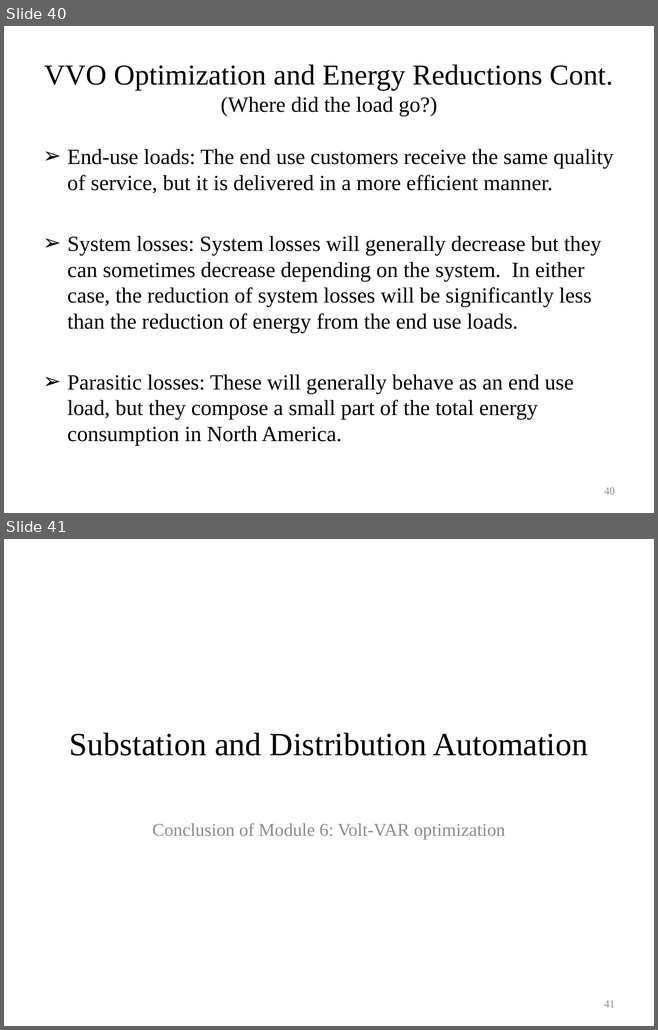
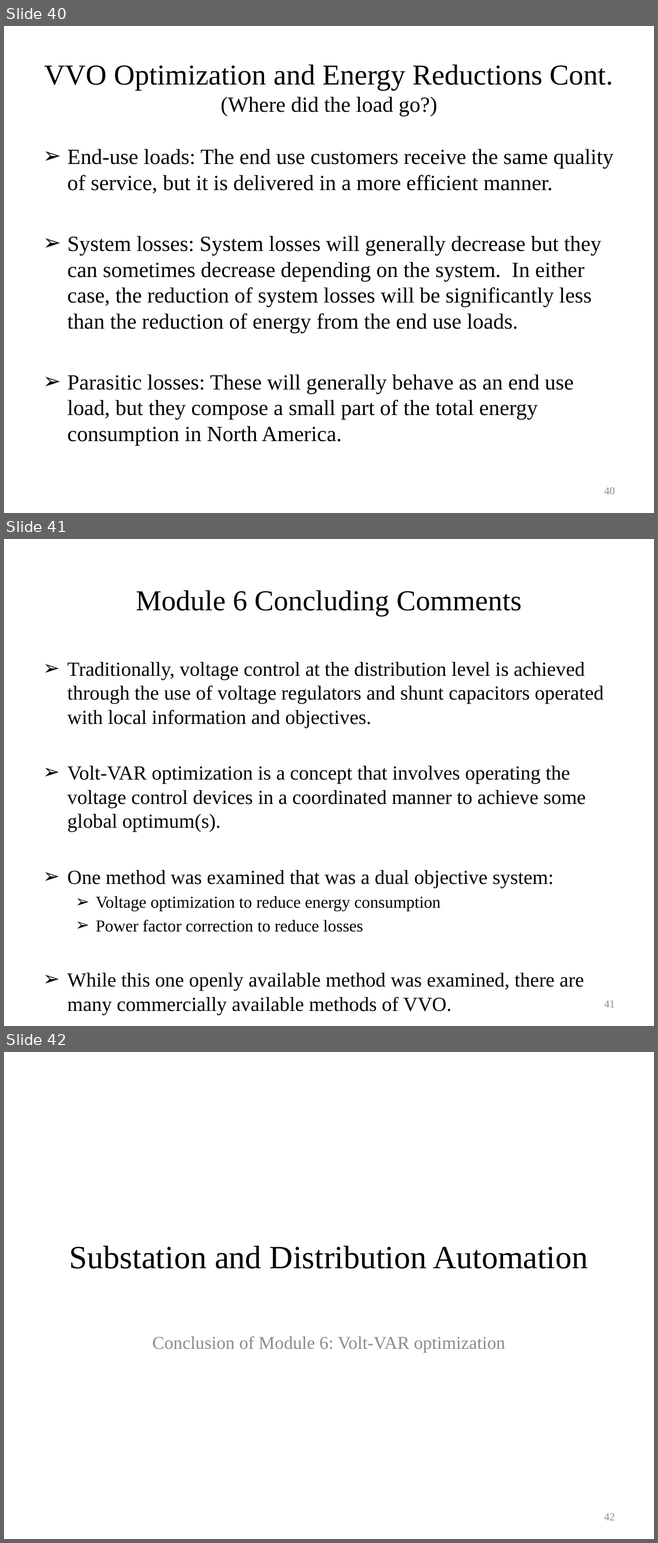
Before and after one commit to gridlab-d/course, a slide deck: University of Washington Class/Module 6 - Volt-VAR optimization.pptx. Shown one above the other, each under a label of ours: slides 40 and 41 before the commit, slides 40, 41 and 42 after it. The pictures are 658x1030 and 658x1543 pixels, drawn with LibreOffice and Linux fonts; fonts in the diff are those of the drawing; background and template pictures are left out. Boxes give left, top, right and bottom in pixels: in the first picture for what was removed or moved away, otherwise in the second. Text is boxed around its words. In the diff, an @@ line names an element or a change of style, - is before the commit and + after.

```diff
--- a/University of Washington Class/Module 6 - Volt-VAR optimization.pptx
+++ b/University of Washington Class/Module 6 - Volt-VAR optimization.pptx
@@ slide 41 added at (4, 539, 654, 1026), background #FFFFFF @@
@@ title added at (136, 590, 521, 616), 32 pt, text #000000 @@
+Module 6 Concluding Comments
@@ text added at (67, 662, 604, 1015), 22.2 pt, text #000000 @@
+➢ Traditionally, voltage control at the distribution level is achieved through the use of voltage regulators and shunt capacitors operated with local information and objectives.
+➢ Volt-VAR optimization is a concept that involves operating the voltage control devices in a coordinated manner to achieve some global optimum(s).
+➢ One method was examined that was a dual objective system:
+  ➢ Voltage optimization to reduce energy consumption
+  ➢ Power factor correction to reduce losses
+➢ While this one openly available method was examined, there are many commercially available methods of VVO.
@@ page number added at (604, 1001, 615, 1008), 12 pt, text #8C8C8C @@
+41
@@ what was slide 41 is now slide 42 @@
@@ page number at (604, 1514, 615, 1521): text changed @@
-41
+42
```
Also in this commit, not shown: 24 other files.
